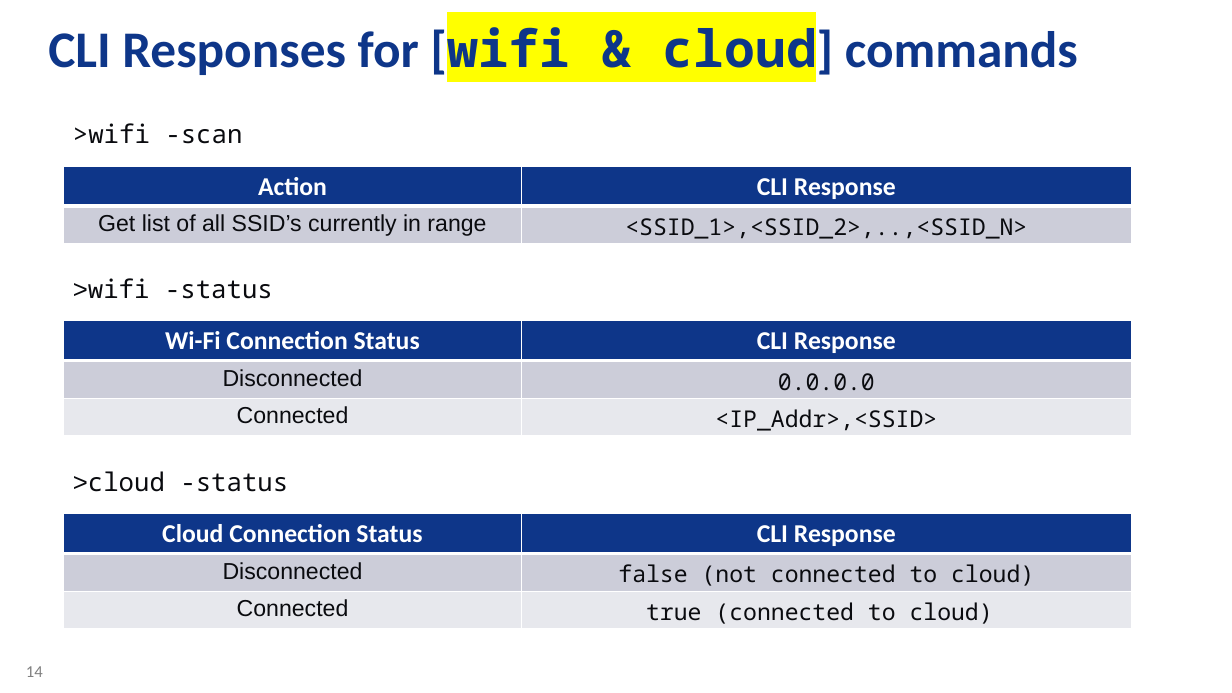
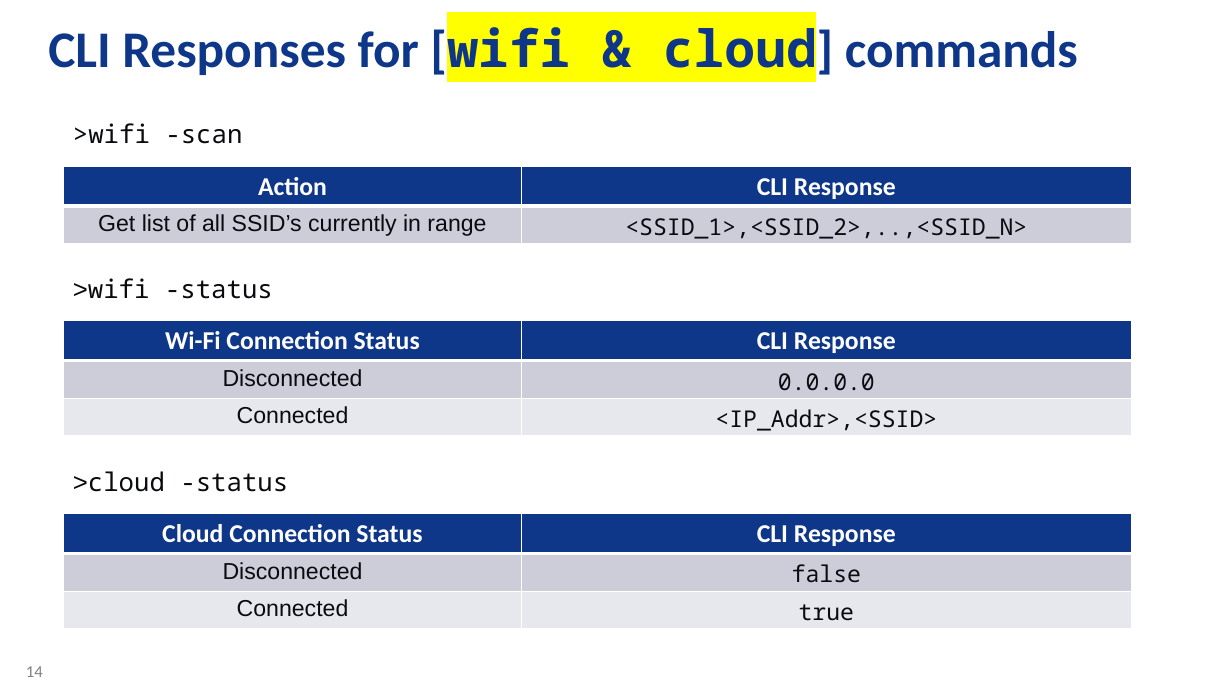
Before and after one commit to Azure-Samples/Microchip-SAM-IoT-Wx, a slide deck: slide 14 of AO-Smith-MSFT-MCHP-r6.pptx. Drawn at 1232x693 pixels with LibreOffice and Linux fonts; fonts in the diff are those of the drawing; background and template pictures are left out. Boxes give left, top, right and bottom in pixels: in the first picture for what was removed or moved away, otherwise in the second. Text is boxed around its words. In the diff, an @@ line names an element or a change of style, - is before the commit and + after.

```diff
--- a/AO-Smith-MSFT-MCHP-r6.pptx
+++ b/AO-Smith-MSFT-MCHP-r6.pptx
@@ table at bbox=[64, 514, 1131, 628] @@
-row 2, column 2: false (not connected to cloud)
+row 2, column 2: false
-row 3, column 2: true (connected to cloud)
+row 3, column 2: true
```
Also in this commit, not shown: 1 other slide changed, 2 slides added, 14 other files.
